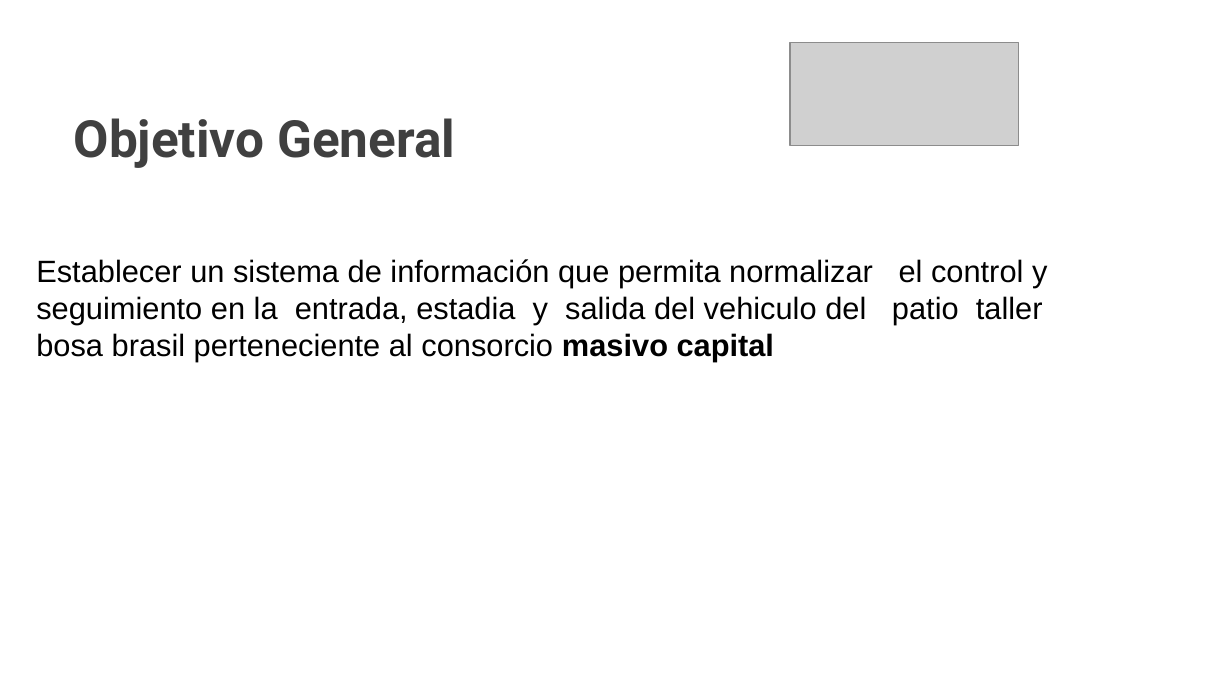
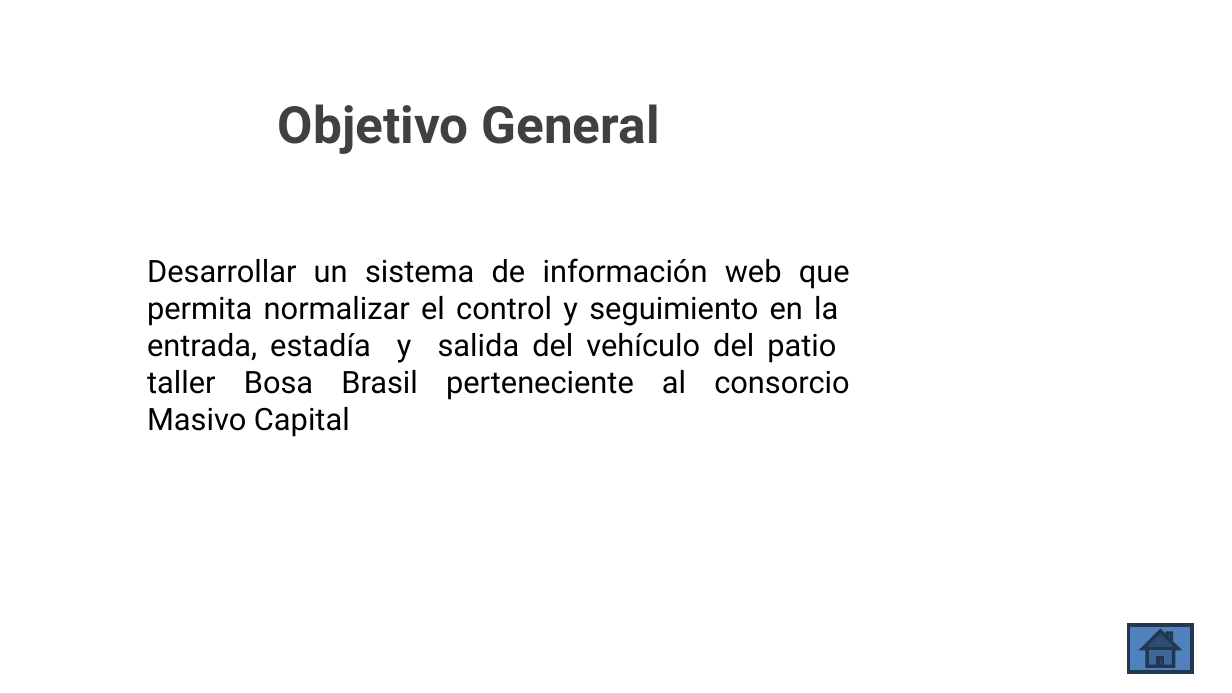
Before and after one commit to Mmartinez951/Desarrollo_Final_EntryMC, a slide deck: slide 10 of 1.Docs/Trimestre I/Presentación EntryMC.pptx (slide 2 before the commit). Drawn at 1232x693 pixels with LibreOffice and Linux fonts; fonts in the diff are those of the drawing; grey boxes stand for pictures; background and template pictures are left out. Boxes give left, top, right and bottom in pixels: in the first picture for what was removed or moved away, otherwise in the second. Text is boxed around its words. In the diff, an @@ line names an element or a change of style, - is before the commit and + after.

```diff
--- a/1.Docs/Trimestre I/Presentación EntryMC.pptx
+++ b/1.Docs/Trimestre I/Presentación EntryMC.pptx
@@ picture removed at [790, 42, 1019, 145] @@
@@ title "Objetivo General": place and size @@
-title "Objetivo General" at [74, 118, 455, 168]
+title "Objetivo General" at [278, 104, 660, 154]
@@ title "Objetivo General" at [278, 104, 660, 154]: alignment justified to left; indent changed; line spacing 1 to 0.9; vertical alignment top to middle @@
@@ text at [147, 258, 850, 437]: text changed; font Arial to Roboto @@
-Establecer un sistema de información que permita normalizar el control y seguimiento en la entrada, estadia y salida del vehiculo del patio taller bosa brasil perteneciente al consorcio masivo capital
+Desarrollar un sistema de información web que permita normalizar el control y seguimiento en la entrada, estadía y salida del vehículo del patio taller Bosa Brasil perteneciente al consorcio Masivo Capital
@@ action button home added at [1129, 625, 1191, 671], fill #4F81BD, outline #233953 2 pt @@
```
Also in this commit, not shown: 5 other slides changed, 20 slides added, 4 slides removed.
